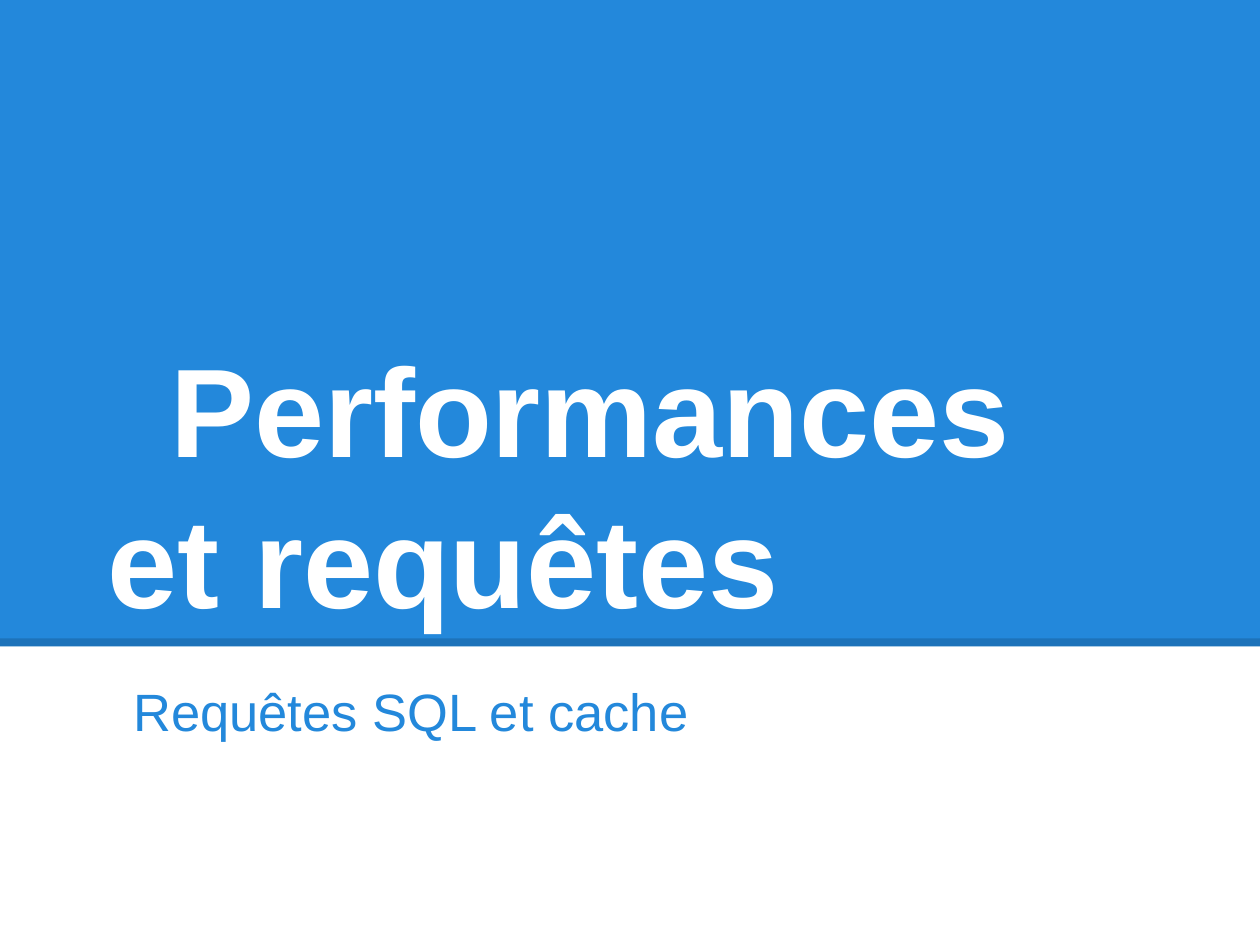
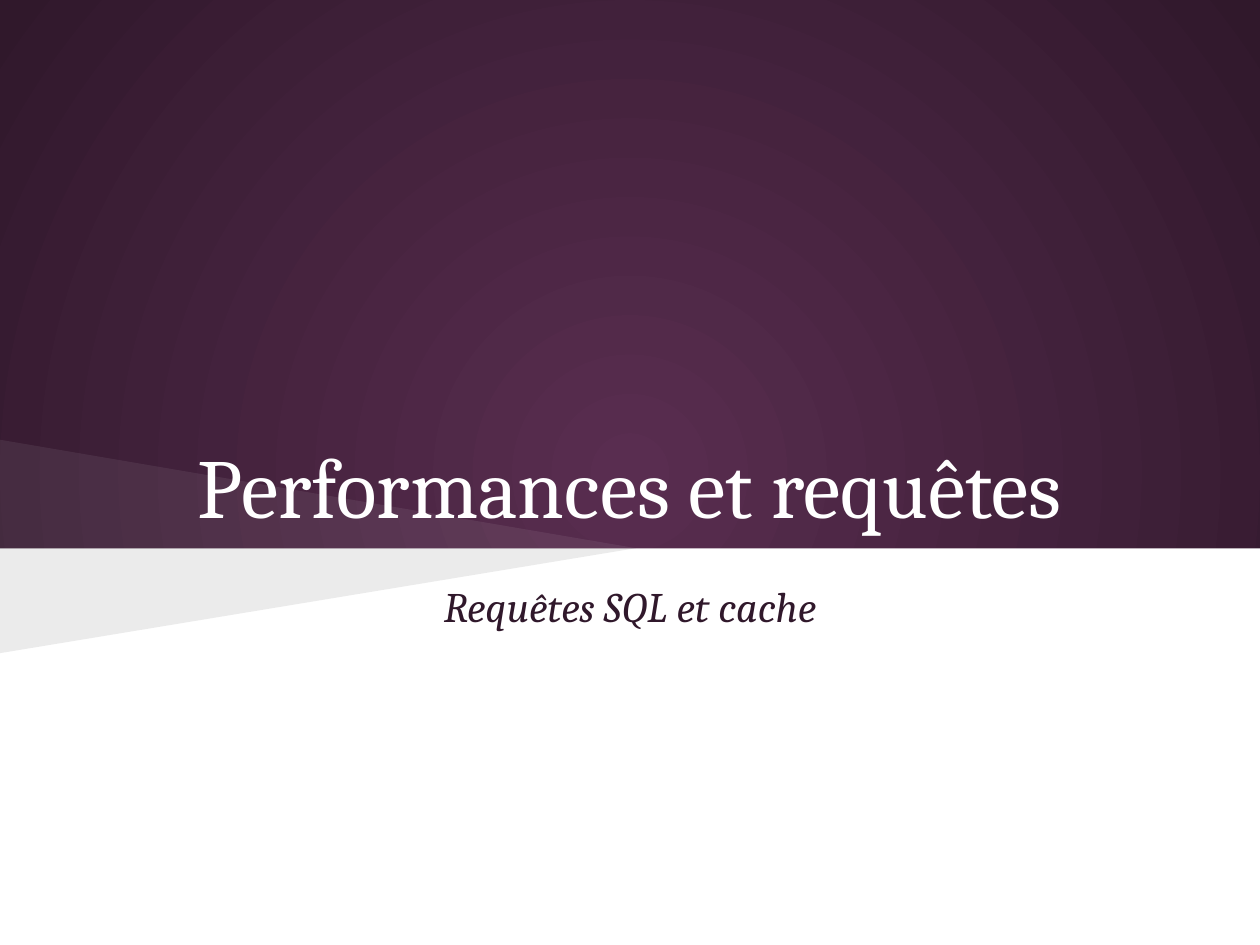
Before and after one commit to olivier-pitton/dant, a slide deck: slide 30 of mysql/Cours_MySQL.pptx. Drawn at 1260x945 pixels with LibreOffice and Linux fonts; fonts in the diff are those of the drawing. Boxes give left, top, right and bottom in pixels: in the first picture for what was removed or moved away, otherwise in the second. Text is boxed around its words. In the diff, an @@ line names an element or a change of style, - is before the commit and + after.

```diff
--- a/mysql/Cours_MySQL.pptx
+++ b/mysql/Cours_MySQL.pptx
@@ background #FFFFFF to gradient #592D50 to #30182B @@
@@ rectangle removed at box(0, 0, 1260, 646) @@
@@ title "Performances et requêtes": place and size @@
-title "Performances et requêtes" at box(107, 365, 1010, 631)
+title "Performances et requêtes" at box(198, 458, 1062, 536)
@@ title "Performances et requêtes" at box(198, 458, 1062, 536): size 72 to 48 pt, font Arial to Cambria, bold off; alignment left to centre; indent changed @@
@@ freeform shape added at box(0, 440, 636, 548), fill #FFFFFF at 7% opacity @@
@@ rectangle added at box(0, 548, 1260, 945), fill #FFFFFF @@
@@ freeform shape added at box(0, 548, 636, 653), fill #000000 at 8% opacity @@
@@ subtitle "Requêtes SQL et cache": place and size @@
-subtitle "Requêtes SQL et cache" at box(133, 692, 688, 742)
+subtitle "Requêtes SQL et cache" at box(444, 592, 816, 631)
@@ subtitle "Requêtes SQL et cache" at box(444, 592, 816, 631): size 30 to 24 pt, font Arial to Cambria, text colour #2388DB to #30182B, italic on; alignment left to centre; indent changed @@
@@ line removed from (0, 643) to (1260, 643) @@
```
Also in this commit, not shown: 37 other slides changed, 1 slide added, 1 slide removed, 1 other file.
